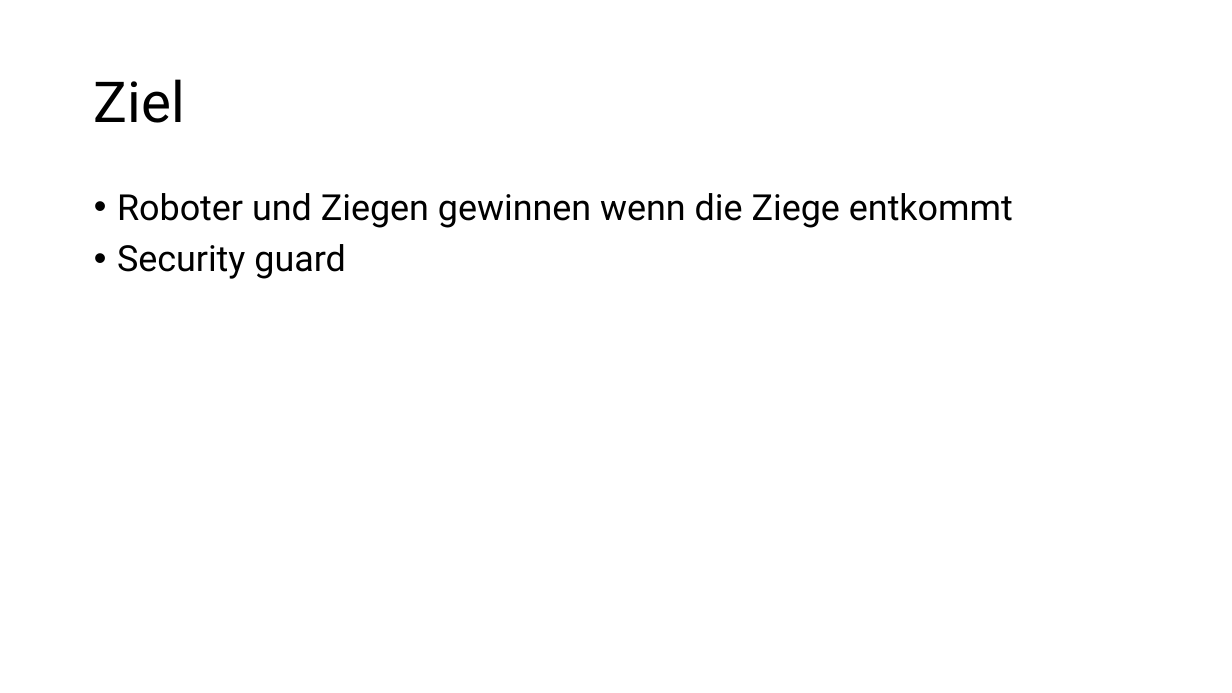
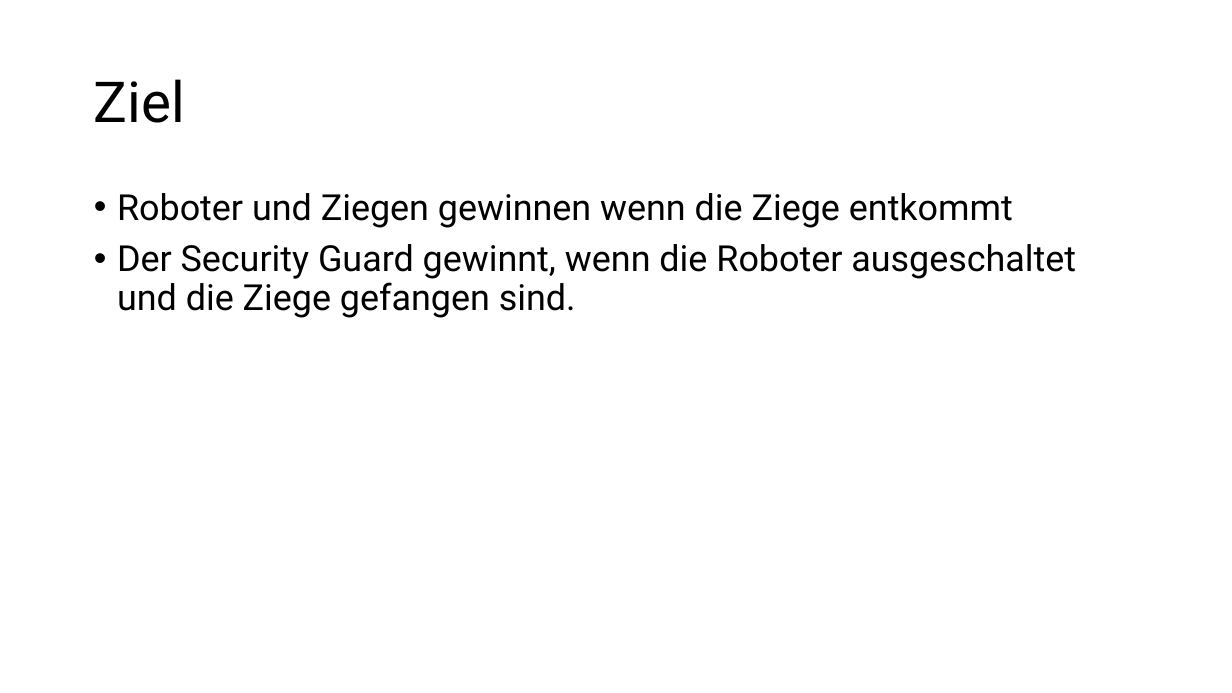
Before and after one commit to verifizieren/iGOAT, a slide deck: slide 2 of Presentation/Gruppe10(Präsentation1).pptx. Drawn at 1232x693 pixels with LibreOffice and Linux fonts; fonts in the diff are those of the drawing. Boxes give left, top, right and bottom in pixels: in the first picture for what was removed or moved away, otherwise in the second. Text is boxed around its words. In the diff, an @@ line names an element or a change of style, - is before the commit and + after.

```diff
--- a/Presentation/Gruppe10(Präsentation1).pptx
+++ b/Presentation/Gruppe10(Präsentation1).pptx
@@ text at (x1=117, y1=244, x2=1076, y2=318): text changed @@
-• Security guard
+• Der Security Guard gewinnt, wenn die Roboter ausgeschaltet und die Ziege gefangen sind.
```
Also in this commit, not shown: 3 other slides changed.
